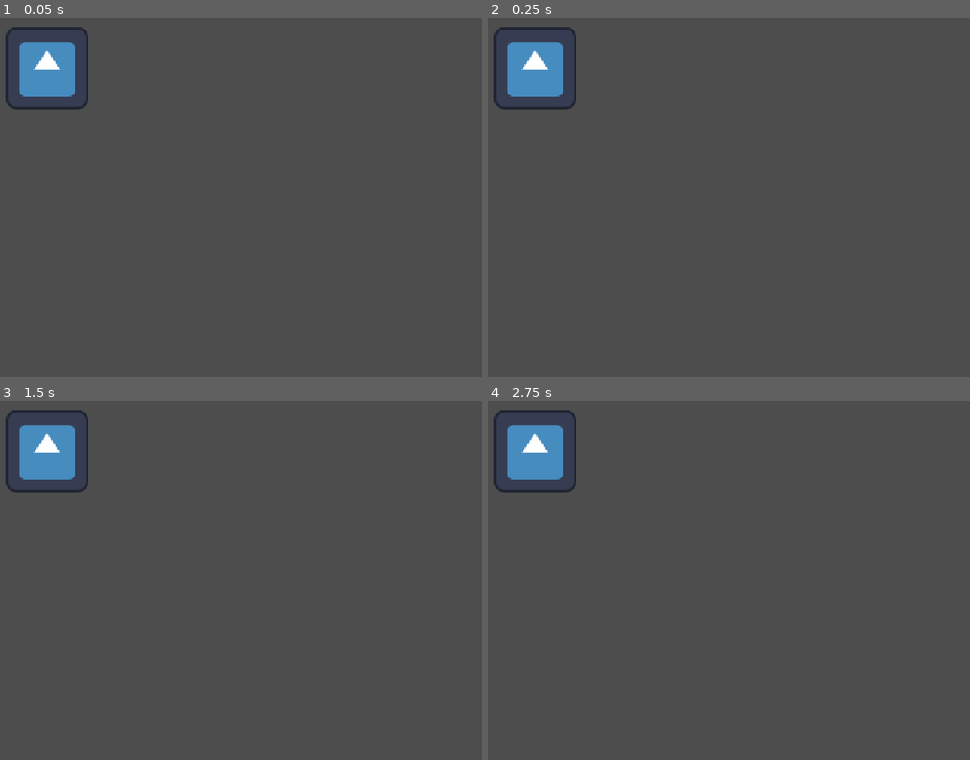
Above: before the commit, frames 1-4 (two rows, left to right).
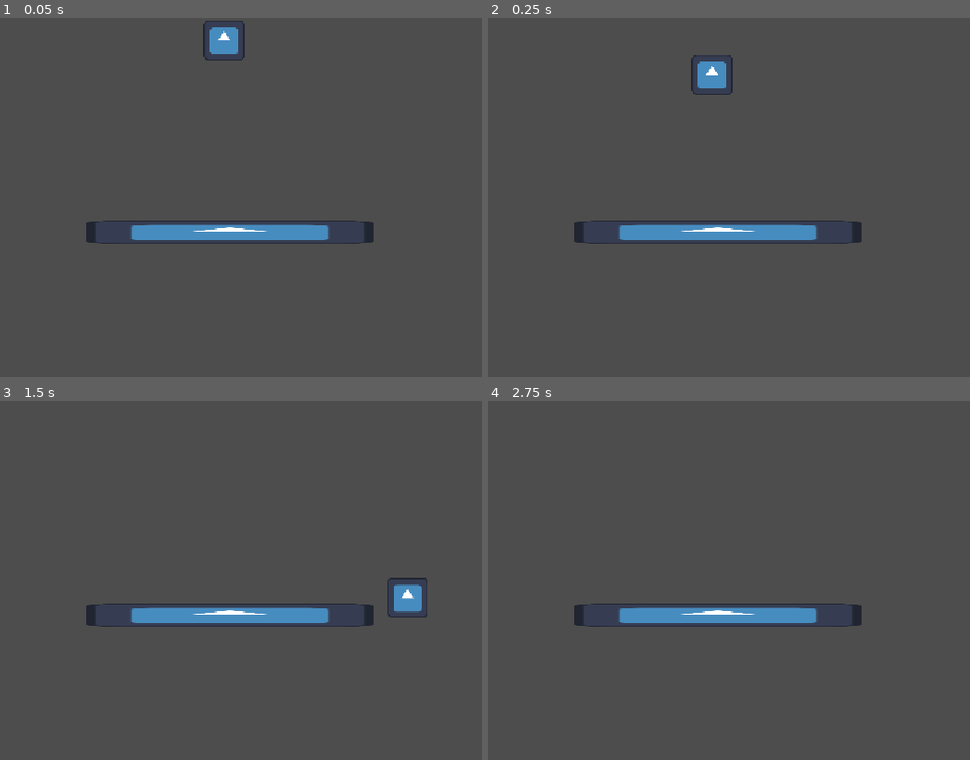
Above: after the commit, the same moments.

Repository: EthanGrane/Jamopithecus
Game: Godot game, scene res://TEST.tscn
Two runs of this game, one before a commit and one after it. Both use one fixed random seed, a clock stepped at 60 frames per second and the inputs below. The project has no main scene, so this scene is started directly. The engine's default icon, where the game draws it, is replaced by a stand-in: a white triangle on a blue panel in a dark square.
Inputs:
- Up to frame 1 (0.05 s): no input
- Up to frame 2 (0.25 s): no input
- Up to frame 3 (1.5 s): hold D (Right, bound only after the commit) from 0.53 s (still down); tap Space (Salto, bound only after the commit) at 0.6, 0.77, 1.07, 1.35 s
- Up to frame 4 (2.75 s): tap Space (Salto, bound only after the commit) at 1.52, 1.82, 2.1 s; release D (Right, bound only after the commit) at 2.03 s; hold A (Left, bound only after the commit) from 2.03 s (still down)

The runs differ from the first frame. In frame 1, 5.1% of the frame differs, in the area x 1-78%, y 0-63%; in frame 2, 5.2%, in the area x 1-78%, y 2-63%; in frame 3, 5.1%; in frame 4, 4.6%.

Commit message:
Player movement

Diff:
--- a/TEST.tscn
+++ b/TEST.tscn
@@ -1,9 +1,26 @@
 [gd_scene format=3 uid="uid://bk1cy1mfk6sa4"]
 
 [ext_resource type="Texture2D" uid="uid://rria5cuqhsaq" path="res://icon.svg" id="1_7vw07"]
+[ext_resource type="PackedScene" uid="uid://k005808lh4vg" path="res://mosca.tscn" id="2_cd2k1"]
+
+[sub_resource type="RectangleShape2D" id="RectangleShape2D_5sv2w"]
+size = Vector2(441, 33)
 
 [node name="Node2D" type="Node2D" unique_id=1288559101]
 
 [node name="Icon" type="Sprite2D" parent="." unique_id=817262625]
-position = Vector2(89, 78)
+position = Vector2(373, 333.5)
+scale = Vector2(3.484375, 0.2890625)
 texture = ExtResource("1_7vw07")
+
+[node name="Mosca" parent="." unique_id=1289701118 instance=ExtResource("2_cd2k1")]
+position = Vector2(365, 32)
+jump_height = 4.665
+jump_time_to_peak = 0.83
+jump_time_to_descent = 0.575
+
+[node name="StaticBody2D" type="StaticBody2D" parent="." unique_id=222499729]
+
+[node name="CollisionShape2D" type="CollisionShape2D" parent="StaticBody2D" unique_id=938038237]
+position = Vector2(377.5, 335.5)
+shape = SubResource("RectangleShape2D_5sv2w")
--- /dev/null
+++ b/mosca.gd
@@ -0,0 +1,39 @@
+extends CharacterBody2D
+
+@export var jump_height : float= 0.0
+@export var jump_time_to_peak : float= 0.0
+@export var jump_time_to_descent :float = 0.0
+@export var jump_cut_multiplayer := 0.4
+@onready var jump_speed : float = calculate_jump_speed(jump_height, jump_time_to_peak)
+@onready var jump_gravity : float = calculate_jump_gravity(jump_height, jump_time_to_peak)
+@onready var fall_gravity : float = calculate_fall_gravity(jump_height, jump_time_to_descent)
+
+const SPEED = 300.0
+const JUMP_VELOCITY = -400.0
+
+
+
+
+func _physics_process(delta: float) -> void:
+	velocity.y += to_get_gravity()
+	if Input.is_action_just_pressed("Salto") and is_on_floor():
+		velocity.y = JUMP_VELOCITY
+	var direction := signf(Input.get_axis("Left","Right"))
+	if direction:
+		velocity.x = direction * SPEED
+	else:
+		velocity.x = move_toward(velocity.x, 0, SPEED)
+
+	move_and_slide()
+
+func calculate_jump_speed(height : float, time_to_peak: float) -> float:
+	return (-2.0 * height / time_to_peak)
+
+func calculate_jump_gravity(height : float, time_to_peak: float) -> float:
+	return (2.0 * height / pow(time_to_peak,2.0))
+
+func calculate_fall_gravity(height : float, time_to_descent: float) -> float:
+	return (2.0 * height / pow(time_to_descent,2.0))
+
+func to_get_gravity() -> float:
+	return jump_gravity if velocity.y < 0.0 else fall_gravity
--- /dev/null
+++ b/mosca.tscn
@@ -0,0 +1,18 @@
+[gd_scene format=3 uid="uid://k005808lh4vg"]
+
+[ext_resource type="Texture2D" uid="uid://rria5cuqhsaq" path="res://icon.svg" id="1_0o37q"]
+[ext_resource type="Script" uid="uid://clp3qxlac6cg6" path="res://mosca.gd" id="1_28m6o"]
+
+[sub_resource type="CircleShape2D" id="CircleShape2D_5sv2w"]
+radius = 32.140316
+
+[node name="Mosca" type="CharacterBody2D" unique_id=1289701118]
+script = ExtResource("1_28m6o")
+
+[node name="Sprite2D" type="Sprite2D" parent="." unique_id=1369329033]
+position = Vector2(-1.0000038, 3.8146973e-06)
+scale = Vector2(0.4921875, 0.4921875)
+texture = ExtResource("1_0o37q")
+
+[node name="CollisionShape2D" type="CollisionShape2D" parent="." unique_id=1690552972]
+shape = SubResource("CircleShape2D_5sv2w")
--- a/project.godot
+++ b/project.godot
@@ -19,6 +19,28 @@
 window/stretch/mode="canvas_items"
 window/stretch/aspect="expand"
 
+[input]
+
+Salto={
+"deadzone": 0.2,
+"events": [Object(InputEventKey,"resource_local_to_scene":false,"resource_name":"","device":-1,"window_id":0,"alt_pressed":false,"shift_pressed":false,"ctrl_pressed":false,"meta_pressed":false,"pressed":false,"keycode":0,"physical_keycode":32,"key_label":0,"unicode":32,"location":0,"echo":false,"script":null)
+, Object(InputEventKey,"resource_local_to_scene":false,"resource_name":"","device":-1,"window_id":0,"alt_pressed":false,"shift_pressed":false,"ctrl_pressed":false,"meta_pressed":false,"pressed":false,"keycode":0,"physical_keycode":87,"key_label":0,"unicode":119,"location":0,"echo":false,"script":null)
+, Object(InputEventKey,"resource_local_to_scene":false,"resource_name":"","device":-1,"window_id":0,"alt_pressed":false,"shift_pressed":false,"ctrl_pressed":false,"meta_pressed":false,"pressed":false,"keycode":0,"physical_keycode":4194320,"key_label":0,"unicode":0,"location":0,"echo":false,"script":null)
+]
+}
+Left={
+"deadzone": 0.2,
+"events": [Object(InputEventKey,"resource_local_to_scene":false,"resource_name":"","device":-1,"window_id":0,"alt_pressed":false,"shift_pressed":false,"ctrl_pressed":false,"meta_pressed":false,"pressed":false,"keycode":0,"physical_keycode":65,"key_label":0,"unicode":97,"location":0,"echo":false,"script":null)
+, Object(InputEventKey,"resource_local_to_scene":false,"resource_name":"","device":-1,"window_id":0,"alt_pressed":false,"shift_pressed":false,"ctrl_pressed":false,"meta_pressed":false,"pressed":false,"keycode":0,"physical_keycode":4194319,"key_label":0,"unicode":0,"location":0,"echo":false,"script":null)
+]
+}
+Right={
+"deadzone": 0.2,
+"events": [Object(InputEventKey,"resource_local_to_scene":false,"resource_name":"","device":-1,"window_id":0,"alt_pressed":false,"shift_pressed":false,"ctrl_pressed":false,"meta_pressed":false,"pressed":false,"keycode":0,"physical_keycode":68,"key_label":0,"unicode":100,"location":0,"echo":false,"script":null)
+, Object(InputEventKey,"resource_local_to_scene":false,"resource_name":"","device":-1,"window_id":0,"alt_pressed":false,"shift_pressed":false,"ctrl_pressed":false,"meta_pressed":false,"pressed":false,"keycode":0,"physical_keycode":4194321,"key_label":0,"unicode":0,"location":0,"echo":false,"script":null)
+]
+}
+
 [physics]
 
 3d/physics_engine="Jolt Physics"
Not shown, added: mosca.gd.uid
